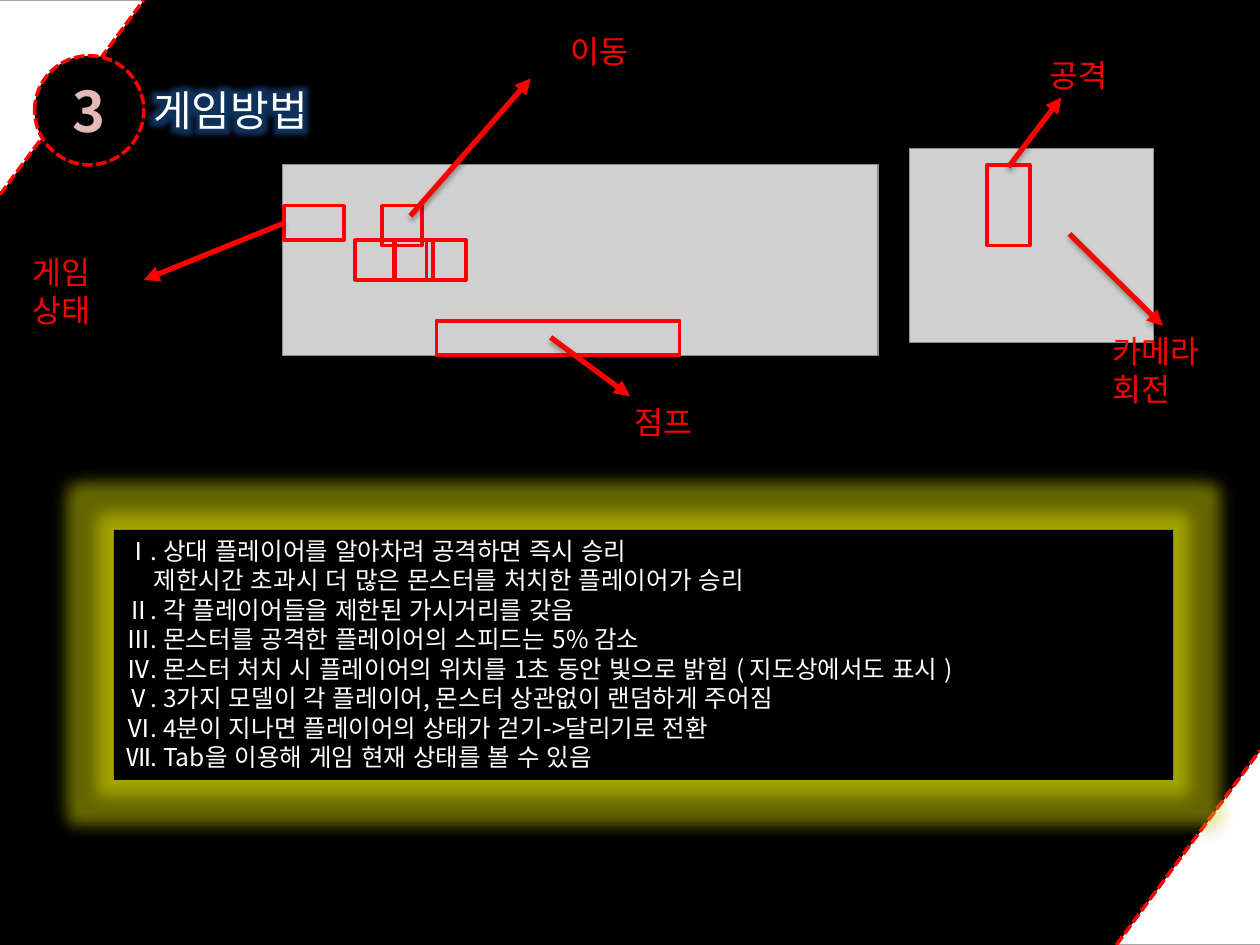
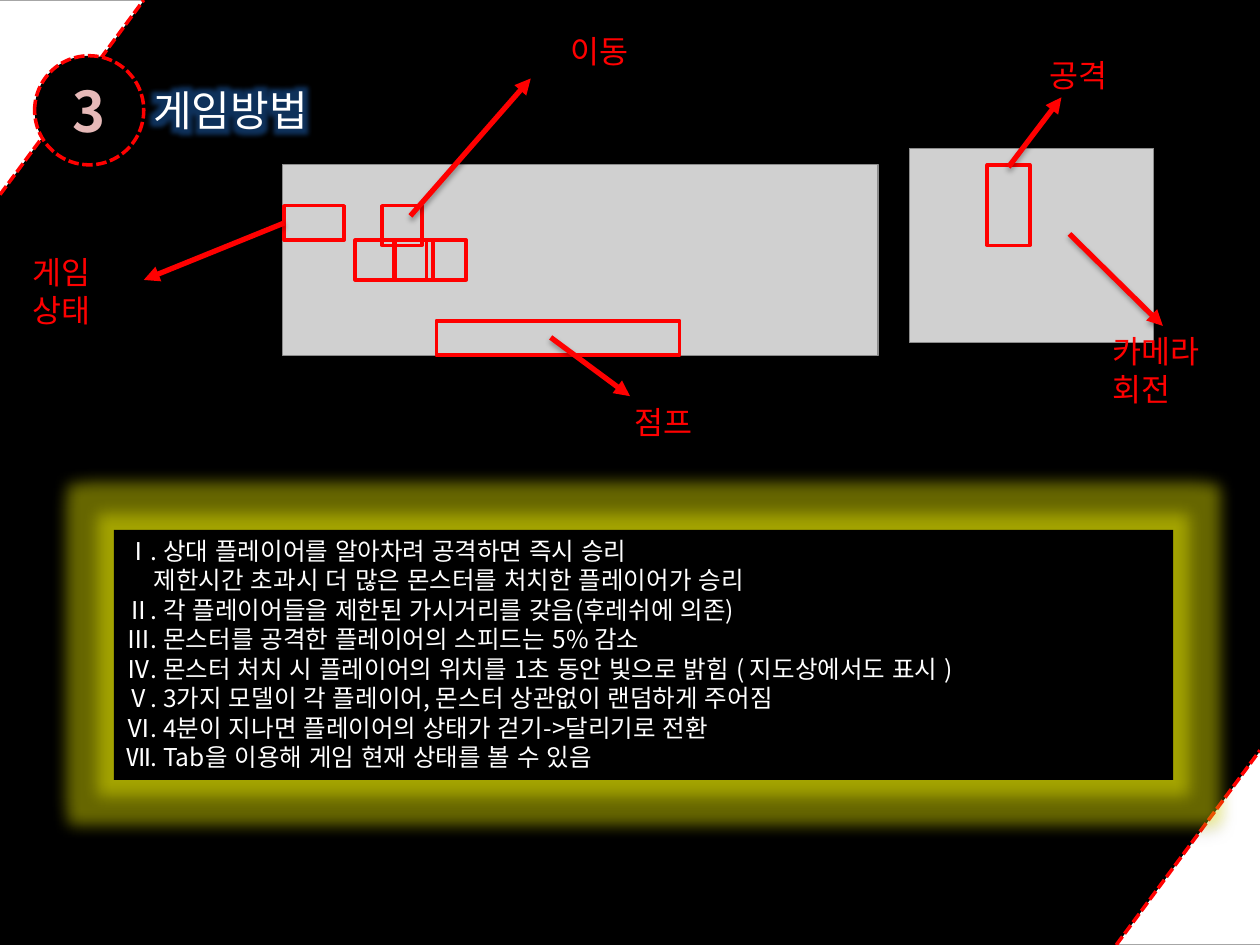
Before and after one commit to dygks910910/Darkness, a slide deck: slide 9 of 졸업작품 제안서(박요한,민두홍,정재훈).pptx. Drawn at 1260x945 pixels with LibreOffice and Linux fonts; fonts in the diff are those of the drawing; grey boxes stand for pictures. Boxes give left, top, right and bottom in pixels: in the first picture for what was removed or moved away, otherwise in the second. Text is boxed around its words. In the diff, an @@ line names an element or a change of style, - is before the commit and + after.

```diff
--- a/졸업작품 제안서(박요한,민두홍,정재훈).pptx
+++ b/졸업작품 제안서(박요한,민두홍,정재훈).pptx
@@ text in rectangle at box(126, 598, 735, 624): text changed @@
-Ⅱ. 각 플레이어들을 제한된 가시거리를 갖음
+Ⅱ. 각 플레이어들을 제한된 가시거리를 갖음(후레쉬에 의존)
```
Also in this commit, not shown: 3 other slides changed.
